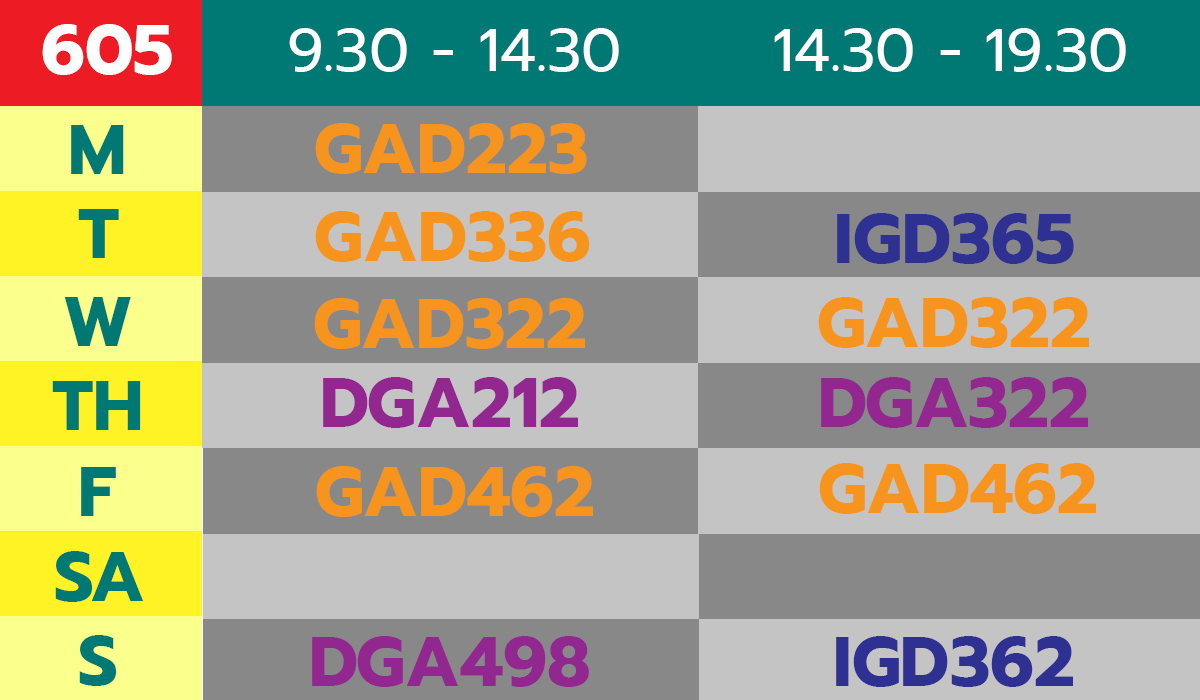
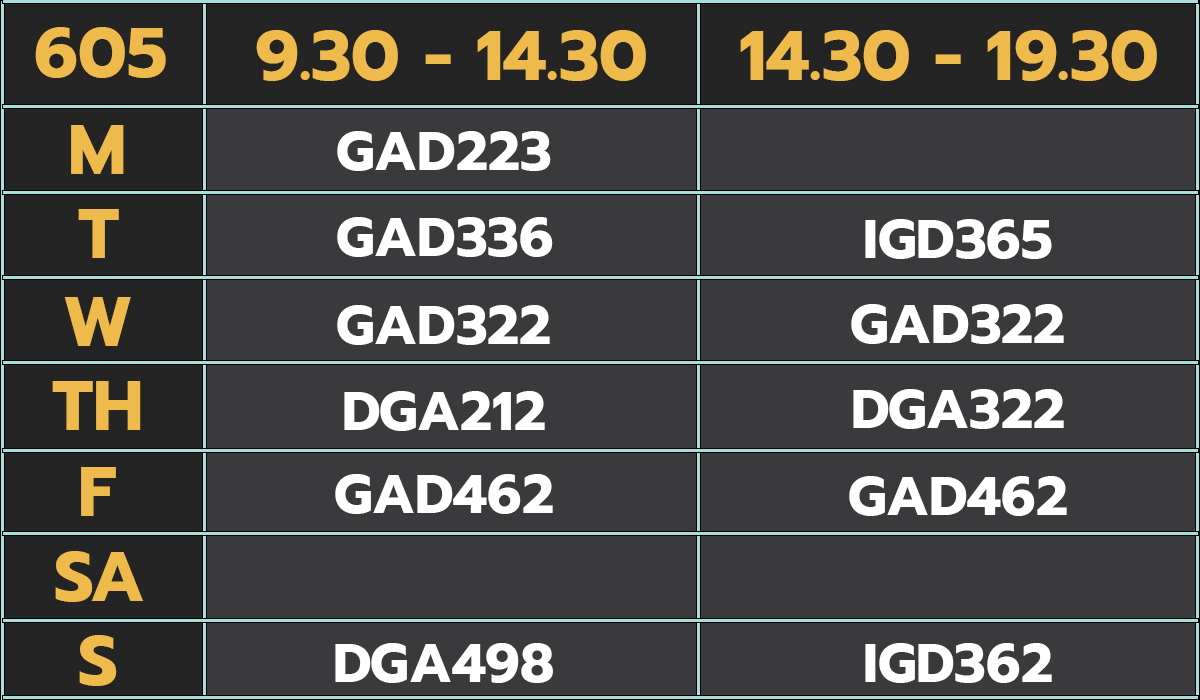
The second 1200 × 700 image is a revision of the first. Changes to its layers:
renamed "GAD462" to "Shape 1 copy 2", moved it above "Shape 1 copy", painted on it over bbox(819, 0, 1200, 700)
renamed "DGA498" to "Shape 1 copy", moved it above "Shape 1 copy 3", painted on it over bbox(312, 0, 701, 700)
renamed "IGD362" to "Shape 1 copy 3", moved it above "Shape 1", painted on it over bbox(0, 0, 1073, 700)
renamed "DGA241" to "Shape 1", showed it, painted on it over bbox(202, 0, 1088, 700)
painted on "14.30 - 19.30" over bbox(740, 28, 1157, 81)
painted on "9.30 - 14.30" over bbox(256, 28, 646, 81)
painted on "Rectangle 3" over bbox(0, 0, 202, 106)
painted on "Rectangle 2 copy 6" over bbox(0, 531, 202, 616)
painted on "Rectangle 2 copy 5" over bbox(0, 446, 202, 531)
painted on "Rectangle 1" over bbox(202, 0, 1200, 106)
painted on "Rectangle 2 copy 15" (1st of 2) over bbox(203, 534, 699, 619)
painted on "Rectangle 2 copy 11" (1st of 2) over bbox(699, 619, 1200, 700)
painted on "Rectangle 2 copy 11" (2nd of 2) over bbox(203, 615, 700, 700)
painted on "Rectangle 2 copy 10" (1st of 2) over bbox(698, 448, 1200, 534)
painted on "Rectangle 2 copy 15" (2nd of 2) over bbox(698, 534, 1200, 619)
painted on "Rectangle 2 copy 10" (2nd of 2) over bbox(203, 448, 700, 534)
painted on "Rectangle 2 copy 14" (1st of 2) over bbox(202, 363, 698, 448)
painted on "Rectangle 2 copy 9" (1st of 2) over bbox(698, 277, 1200, 363)
painted on "Rectangle 2 copy 14" (2nd of 2) over bbox(698, 363, 1200, 448)
painted on "Rectangle 2 copy 9" (2nd of 2) over bbox(202, 277, 699, 363)
painted on "Rectangle 2 copy 12" over bbox(202, 192, 698, 277)
painted on "Rectangle 2 copy 8" over bbox(698, 106, 1200, 192)
painted on "Rectangle 2 copy 13" over bbox(698, 192, 1200, 277)
painted on "Rectangle 2" over bbox(202, 106, 699, 192)
…and 33 more changes (12 added, 21 painted, 8 renamed, 4 stack)
